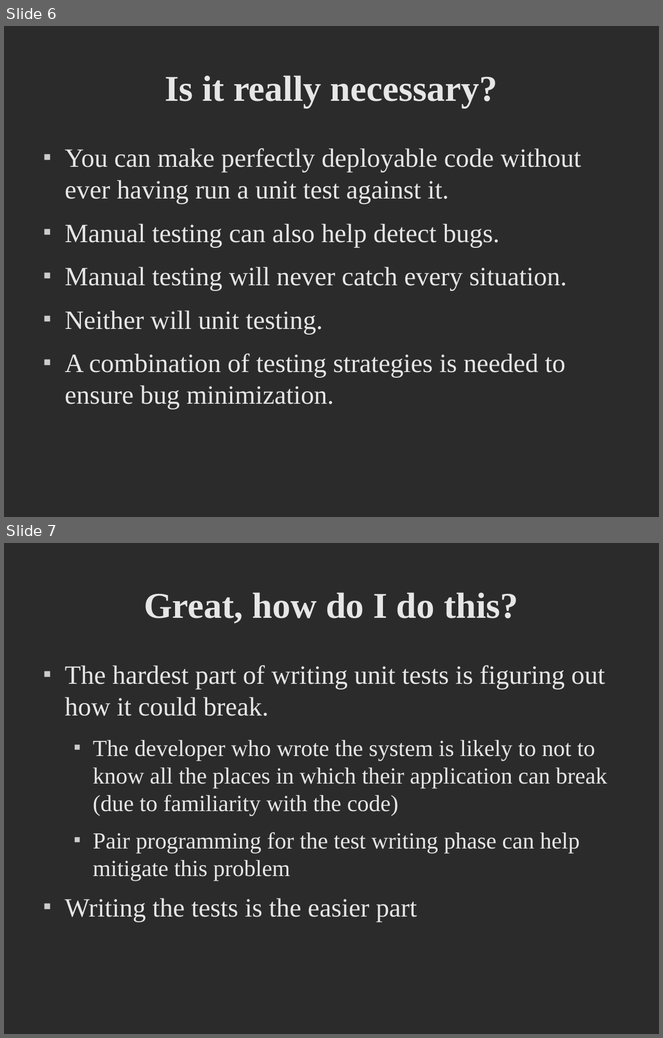
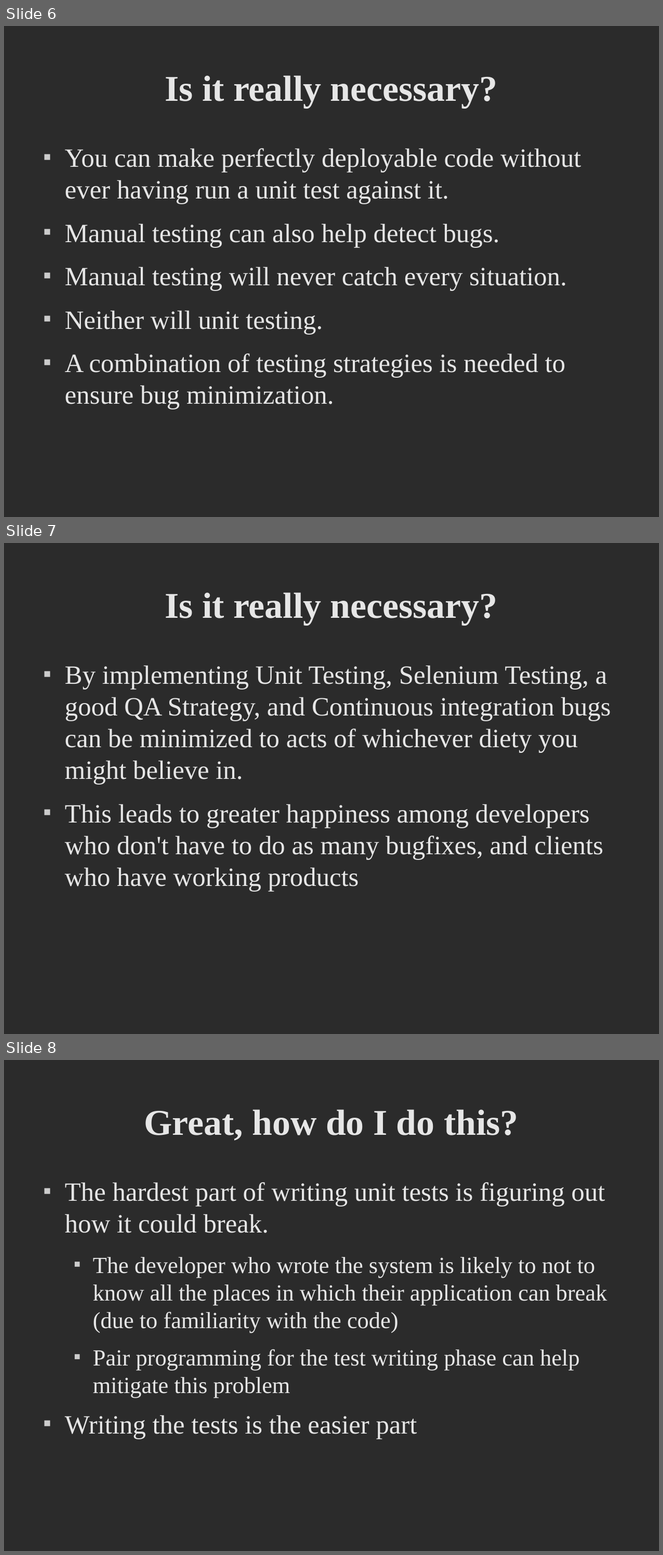
Before and after one commit to dfanica/onesite-unit-test-demo, a slide deck: public/files/presentation.odp. Shown one above the other, each under a label of ours: slides 6 and 7 before the commit, slides 6, 7 and 8 after it. The pictures are 663x1038 and 663x1555 pixels, drawn with LibreOffice and Linux fonts; fonts in the diff are those of the drawing; background and template pictures are left out; a plain dark background stands for a picture behind light text. Boxes give left, top, right and bottom in pixels: in the first picture for what was removed or moved away, otherwise in the second. Text is boxed around its words. In the diff, an @@ line names an element or a change of style, - is before the commit and + after.

```diff
--- a/public/files/presentation.odp
+++ b/public/files/presentation.odp
@@ slide 7 added at bbox=[4, 543, 659, 1034], background picture (left out) @@
@@ title added at bbox=[165, 592, 498, 625], 44 pt, text #E6E6E6, bold @@
+Is it really necessary?
@@ text added at bbox=[65, 665, 611, 891], 32 pt, text #E6E6E6 @@
+■ By implementing Unit Testing, Selenium Testing, a good QA Strategy, and Continuous integration bugs can be minimized to acts of whichever diety you might believe in.
+■ This leads to greater happiness among developers who don't have to do as many bugfixes, and clients who have working products
@@ what was slide 7 is now slide 8 @@
```
Also in this commit, not shown: 2 slides changed, 5 other slides added, 2 slides removed, 1 other file.
